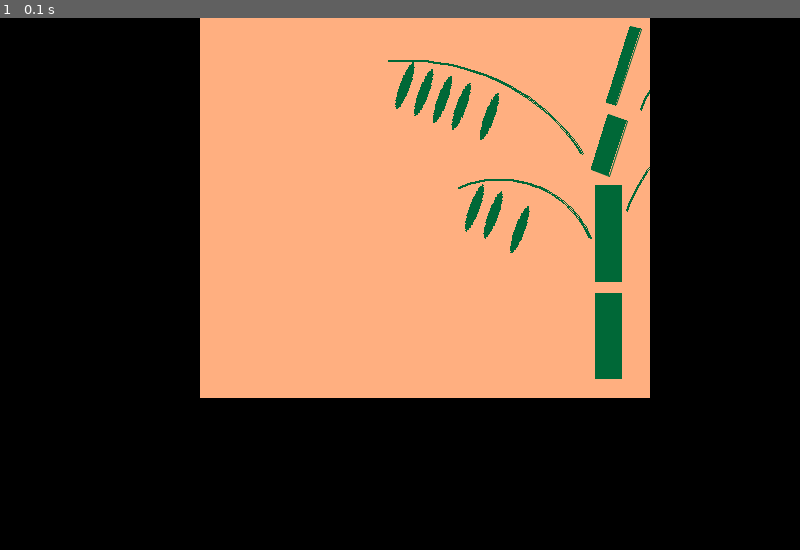
Above: before the commit, frame 1.
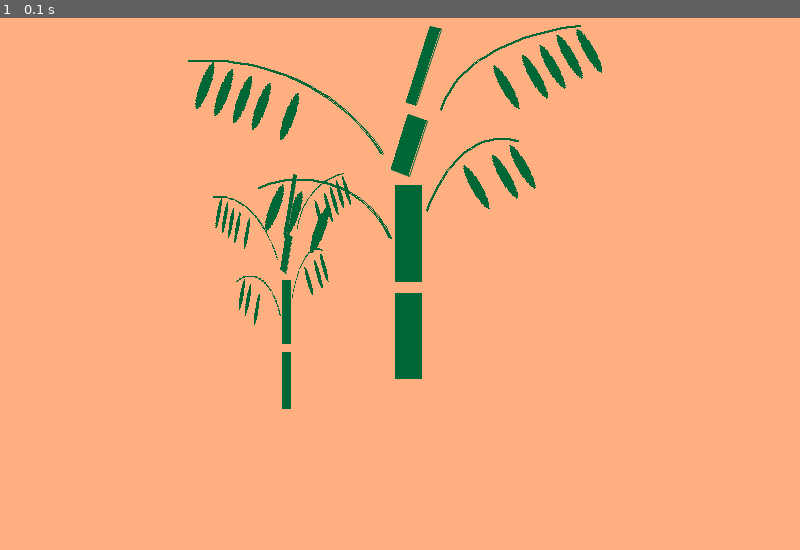
Above: after the commit, the same moment.

Repository: dxd1dxd/Test
Game: pygame game, started from Pygame/Panda.py
Two runs of this game, one before a commit and one after it. Both use one fixed random seed, a clock stepped at 60 frames per second and the inputs below.
Inputs:
- Up to frame 1 (0.1 s): no input

The runs differ from the first frame. In frame 1, 67% of the frame differs, in the area x 0-100%, y 0-100%.

Commit message:
create second bamboo

Diff:
--- a/Pygame/Panda.py
+++ b/Pygame/Panda.py
@@ -8,25 +8,27 @@
 screen = pygame.display.set_mode((800, 532))
 # coloring the background
 
-screen.fill((0, 0, 0))
+screen.fill((255, 175, 128))
 # creating Surface for draw bamboo
-surf_one = pygame.Surface((450, 380))
+surf_one = pygame.Surface((650, 380))
 surf_one.fill((255, 175, 128))
 
 # creating a bamboo trunk
 
-polygon(surf_one, (0, 104, 55), [(430, 8), (406, 84), (415, 87), (440, 10)])
-aalines(surf_one, (0, 104, 55), True, [(430, 8), (406, 84), (416, 86), (441, 11)])
-polygon(surf_one, (0, 104, 55), [(408, 96), (391, 151), (408, 157), (426, 102)])
-aalines(surf_one, (0, 104, 55), True, [(408, 96), (391, 151), (409, 158), (427, 103)])
-polygon(surf_one, (0, 104, 55), [(395, 167), (395, 263), (421, 263), (421, 167)])
-polygon(surf_one, (0, 104, 55), [(395, 275), (395, 360), (421, 360), (421, 275)])
+polygon(surf_one, (0, 104, 55), [(430, 8), (406, 84), (415, 87),
+ (440, 10)])
+aalines(surf_one, (0, 104, 55), True, [(430, 8), (406, 84), (416, 86),
+ (441, 11)])
+polygon(surf_one, (0, 104, 55), [(408, 96), (391, 151), (408, 157),
+ (426, 102)])
+aalines(surf_one, (0, 104, 55), True, [(408, 96), (391, 151), (409,
+ 158), (427, 103)])
+polygon(surf_one, (0, 104, 55), [(395, 167), (395, 263), (421, 263),
+ (421, 167)])
+polygon(surf_one, (0, 104, 55), [(395, 275), (395, 360), (421, 360),
+ (421, 275)])
 
-# creating bamboo branches
-# arc(screen, (0, 104, 55), (438, 6, 344, 208), math.radians(100), math.radians(170), 2)
-# arc(screen, (0, 104, 55), (415, 120, 176, 291), math.radians(80), math.radians(150), 2)
-#arc(screen, (0, 104, 55), (203, 161, 195, 181), math.radians(20), math.radians(115), 2)
-# arc(screen, (0, 104, 55), (3, 42, 409, 375), math.radians(30), math.radians(95), 2)
+
 
 # creating bamboo leaves
 
@@ -38,7 +40,8 @@
 ellipse(surf, (0, 104, 55), (70, 5, 10, 50))
 ellipse(surf, (0, 104, 55), (90, 10, 10, 50))
 surf_one.blit(pygame.transform.rotate(surf, 30), (490, 0))
-arc(surf_one, (0, 104, 55), (438, 6, 344, 208), math.radians(100), math.radians(170), 2)
+arc(surf_one, (0, 104, 55), (438, 6, 344, 208), math.radians(100),
+ math.radians(170), 2)
 
 surf = pygame.Surface((100, 100))
 surf.fill((255, 175, 128))
@@ -48,7 +51,8 @@
 ellipse(surf, (0, 104, 55), (70, 5, 10, 50))
 ellipse(surf, (0, 104, 55), (90, 5, 10, 50))
 surf_one.blit(pygame.transform.rotate(surf, 160), (190, 0))
-arc(surf_one, (0, 104, 55), (3, 42, 409, 375), math.radians(30), math.radians(95), 2)
+arc(surf_one, (0, 104, 55), (3, 42, 409, 375), math.radians(30),
+ math.radians(95), 2)
 
 surf = pygame.Surface((100, 100))
 surf.fill((255, 175, 128))
@@ -56,7 +60,8 @@
 ellipse(surf, (0, 104, 55), (30, 5, 10, 50))
 ellipse(surf, (0, 104, 55), (50, 5, 10, 50))
 surf_one.blit(pygame.transform.rotate(surf, 30), (460, 100))
-arc(surf_one, (0, 104, 55), (415, 120, 176, 291), math.radians(80), math.radians(150), 2)
+arc(surf_one, (0, 104, 55), (415, 120, 176, 291), math.radians(80),
+ math.radians(150), 2)
 
 surf = pygame.Surface((60, 60))
 surf.fill((255, 175, 128))
@@ -64,9 +69,18 @@
 ellipse(surf, (0, 104, 55), (30, 5, 10, 50))
 ellipse(surf, (0, 104, 55), (50, 5, 10, 50))
 surf_one.blit(pygame.transform.rotate(surf, 160), (260, 160))
-arc(surf_one, (0, 104, 55), (203, 161, 195, 181), math.radians(20), math.radians(115), 2)
+arc(surf_one, (0, 104, 55), (203, 161, 195, 181), math.radians(20),
+ math.radians(115), 2)
 
-screen.blit(surf_one, (200, 0))
+screen.blit(surf_one, (0, 0))
+
+#creat new babmboo
+surf_two = pygame.transform.scale(surf_one, (surf_one.get_width()//3,
+ surf_one.get_height()//1.5))
+
+surf_two.set_colorkey ((255, 175, 128))
+screen.blit(surf_two, (150, 150))
+
 
 
 
